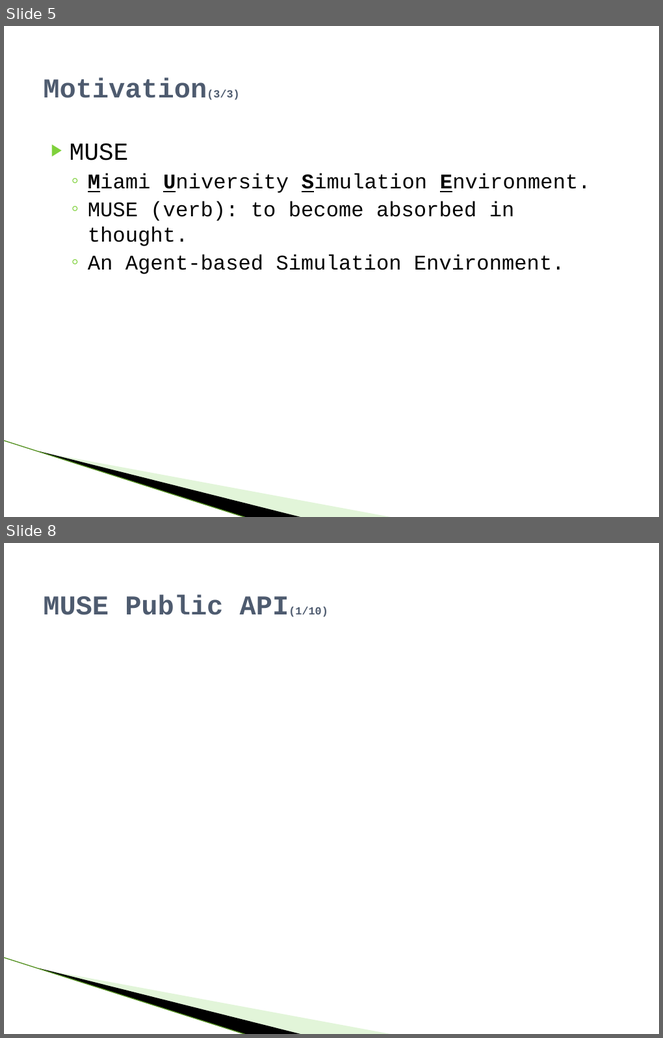
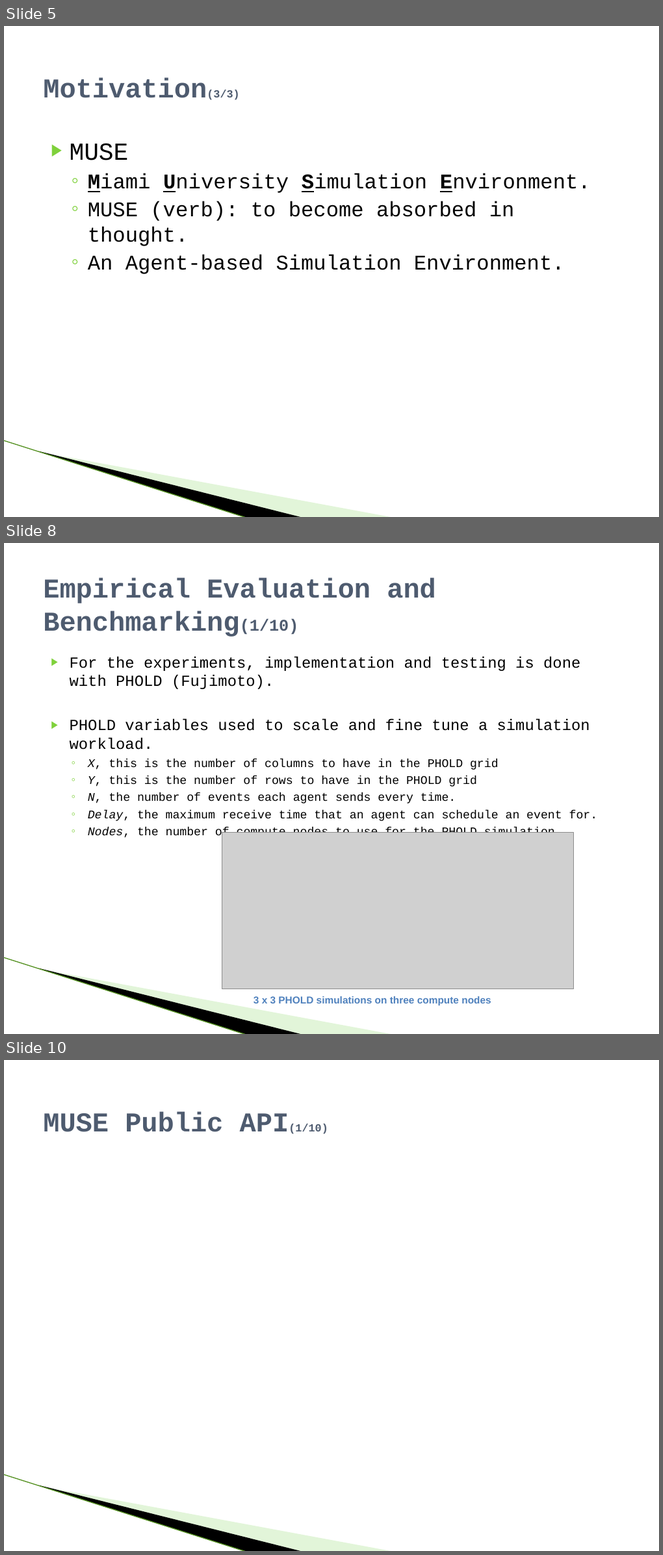
Before and after one commit to raodj/muse, a slide deck: Thesis/MUSE_Defense_presentation.pptx. Shown one above the other, each under a label of ours: slides 5 and 8 before the commit, slides 5, 8 and 10 after it; the slides between them are not shown. The pictures are 663x1038 and 663x1555 pixels, drawn with LibreOffice and Linux fonts; fonts in the diff are those of the drawing; grey boxes stand for pictures; background and template pictures are left out. Boxes give left, top, right and bottom in pixels: in the first picture for what was removed or moved away, otherwise in the second. Text is boxed around its words. In the diff, an @@ line names an element or a change of style, - is before the commit and + after.

```diff
--- a/Thesis/MUSE_Defense_presentation.pptx
+++ b/Thesis/MUSE_Defense_presentation.pptx
@@ slide 8 added at bbox=[4, 543, 659, 1034], background #FFFFFF; not listed: 3 template elements that a slide beside it also shows @@
@@ title added at bbox=[43, 578, 436, 637], 30 pt, text #4E5B6F, bold @@
+Empirical Evaluation and Benchmarking(1/10)
@@ text added at bbox=[70, 656, 598, 839], 13 pt, text #000000 @@
+▶ For the experiments, implementation and testing is done with PHOLD (Fujimoto).
+▶ PHOLD variables used to scale and fine tune a simulation workload.
+  ◦ X, this is the number of columns to have in the PHOLD grid
+  ◦ Y, this is the number of rows to have in the PHOLD grid
+  ◦ N, the number of events each agent sends every time.
+  ◦ Delay, the maximum receive time that an agent can schedule an event for.
+  ◦ Nodes, the number of compute nodes to use for the PHOLD simulation.
@@ picture added at bbox=[222, 833, 573, 990] @@
@@ text added at bbox=[254, 997, 491, 1006], 11 pt, text #4F81BD, bold @@
+3 x 3 PHOLD simulations on three compute nodes
@@ what was slide 8 is now slide 10 @@
```
Also in this commit, not shown: 3 slides changed, 3 other slides added, 2 slides removed.
